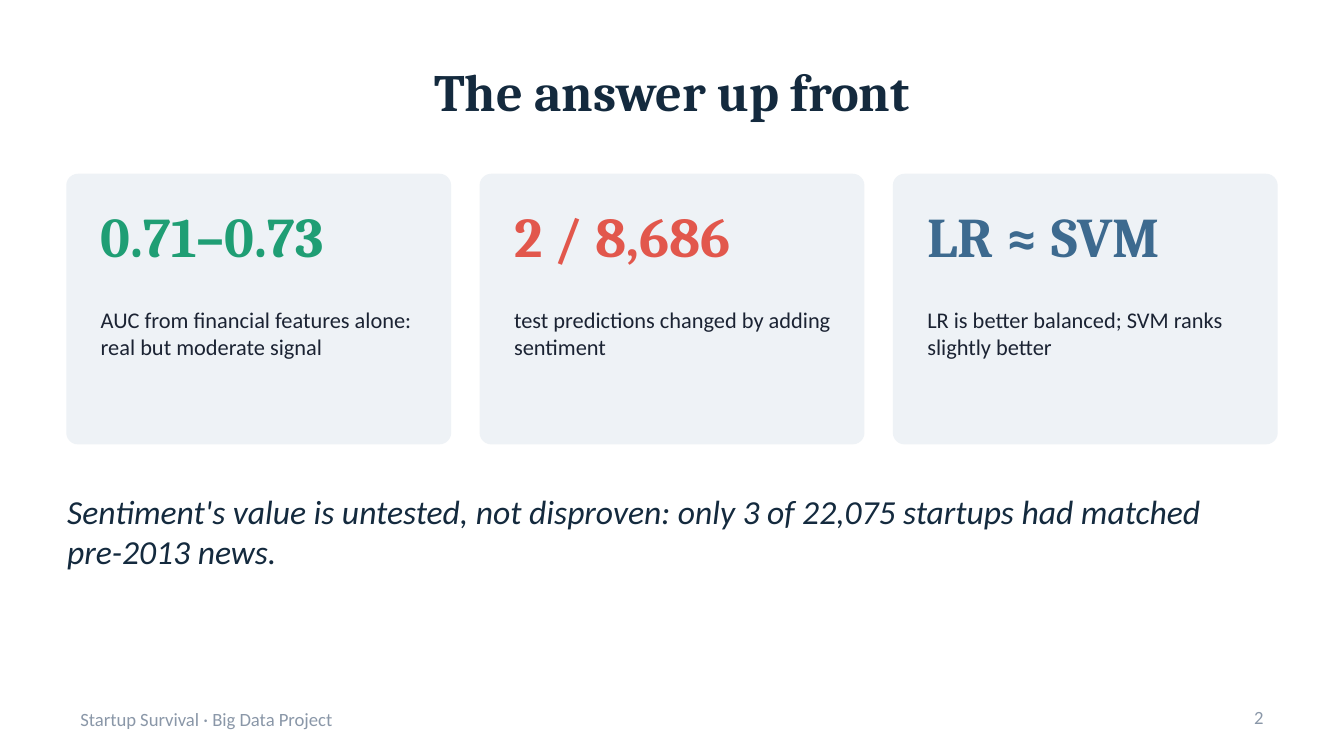
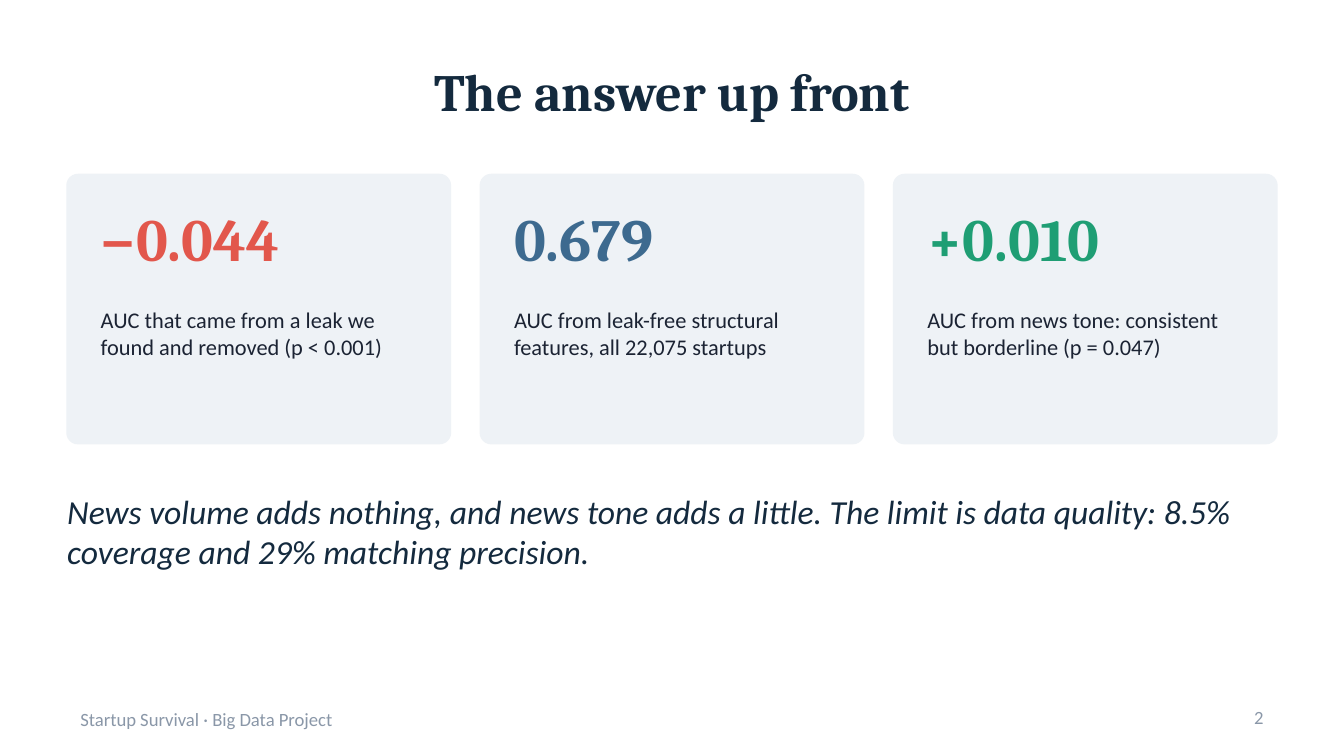
Before and after one commit to AnushreeKasturi/Survivorship, a slide deck: slide 2 of report/presentation.pptx. Drawn at 1344x756 pixels with LibreOffice and Linux fonts; fonts in the diff are those of the drawing. Boxes give left, top, right and bottom in pixels: in the first picture for what was removed or moved away, otherwise in the second. Text is boxed around its words. In the diff, an @@ line names an element or a change of style, - is before the commit and + after.

```diff
--- a/report/presentation.pptx
+++ b/report/presentation.pptx
@@ text at <box>101,220,280,262</box>: text changed; size 30 to 32 pt; text colour #1F9E74 to #E2574C @@
-0.71–0.73
+−0.044
@@ text at <box>514,220,653,262</box>: text changed; size 30 to 32 pt; text colour #E2574C to #3D6A8F @@
-2 / 8,686
+0.679
@@ text at <box>927,220,1099,262</box>: text changed; size 30 to 32 pt; text colour #3D6A8F to #1F9E74 @@
-LR ≈ SVM
++0.010
@@ text at <box>101,312,382,359</box>: text changed @@
-AUC from financial features alone: real but moderate signal
+AUC that came from a leak we found and removed (p < 0.001)
@@ text at <box>514,312,779,359</box>: text changed @@
-test predictions changed by adding sentiment
+AUC from leak-free structural features, all 22,075 startups
@@ text at <box>927,312,1219,359</box>: text changed @@
-LR is better balanced; SVM ranks slightly better
+AUC from news tone: consistent but borderline (p = 0.047)
@@ text at <box>67,500,1230,570</box>: text changed @@
-Sentiment's value is untested, not disproven: only 3 of 22,075 startups had matched pre-2013 news.
+News volume adds nothing, and news tone adds a little. The limit is data quality: 8.5% coverage and 29% matching precision.
```
Also in this commit, not shown: 9 other slides changed, 4 slides added, 4 slides removed, 10 other files.
